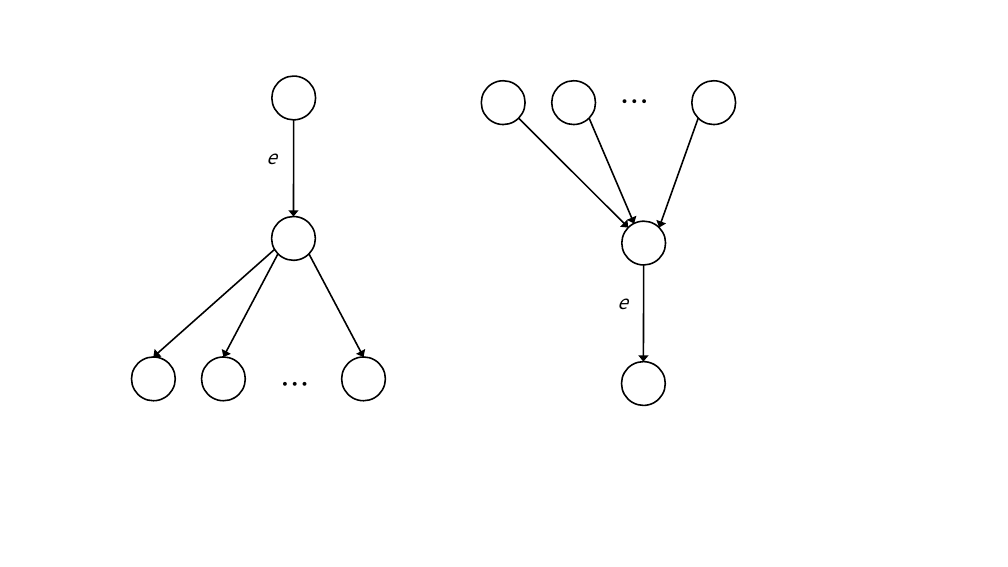
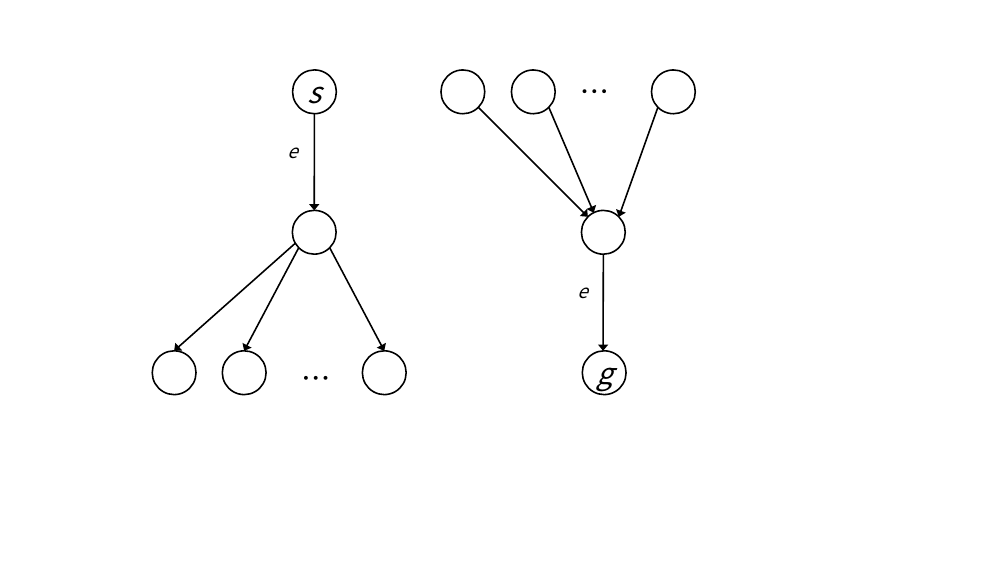
Before and after one commit to Ryo0021300/Monograph, a slide deck: slide 1 of Monograph/卒論資料PP/識別できない故障リンクの例.pptx. Drawn at 1008x567 pixels with LibreOffice and Linux fonts; fonts in the diff are those of the drawing. Boxes give left, top, right and bottom in pixels: in the first picture for what was removed or moved away, otherwise in the second. Text is boxed around its words. In the diff, an @@ line names an element or a change of style, - is before the commit and + after.

```diff
--- a/Monograph/卒論資料PP/識別できない故障リンクの例.pptx
+++ b/Monograph/卒論資料PP/識別できない故障リンクの例.pptx
@@ 5 ellipses, 4 arrows, 2 texts: place and size @@
-5 ellipses, 4 arrows, 2 texts at (132,76,386,405)
+5 ellipses, 4 arrows, 2 texts at (152,70,406,399)
@@ text in ellipse at (308,71,322,104): text added @@
+s
@@ 4 arrows, 4 ellipses, 2 texts: place and size @@
-4 arrows, 4 ellipses, 2 texts at (482,81,736,361)
+4 arrows, 4 ellipses, 2 texts at (441,70,696,351)
@@ ellipse added at (582,351,626,395), outline #000000 1.5 pt, 28 pt, text #000000, italic @@
+g
@@ ellipse removed at (622,361,665,405) @@
```
Also in this commit, not shown: 7 other files.
